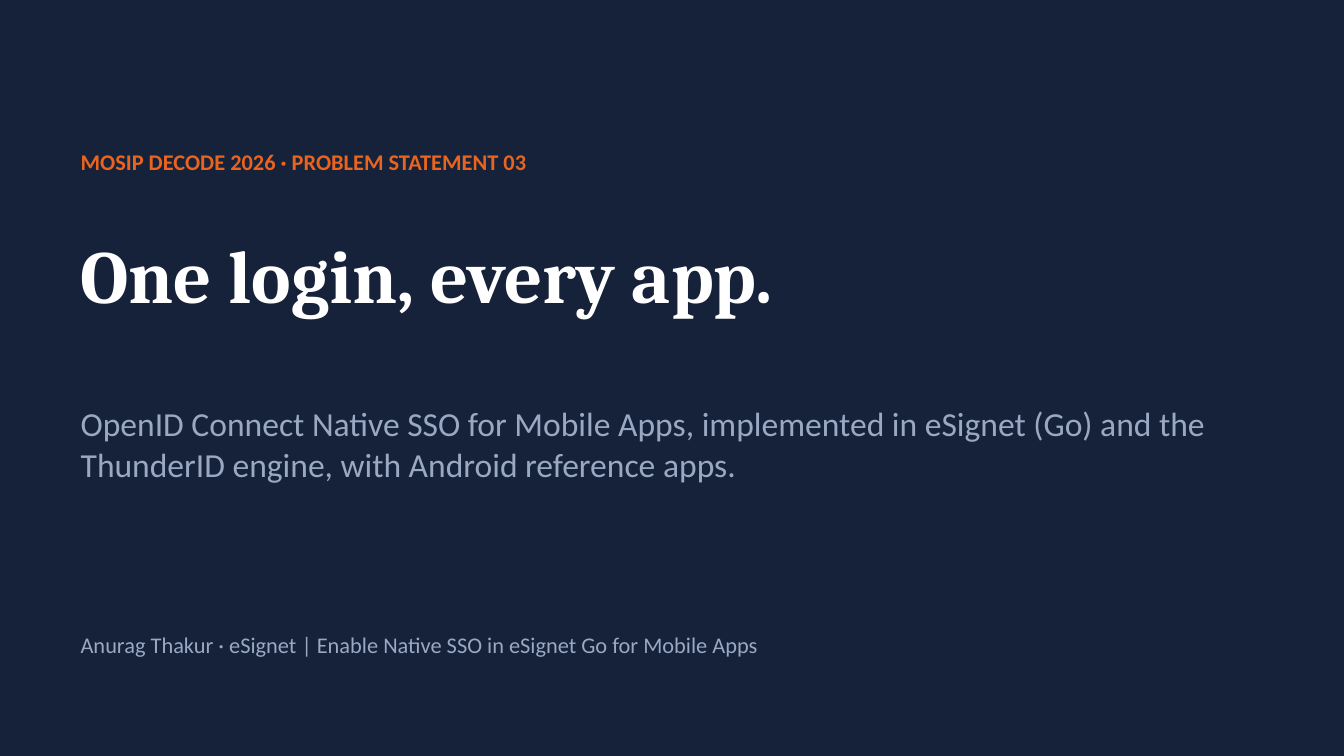
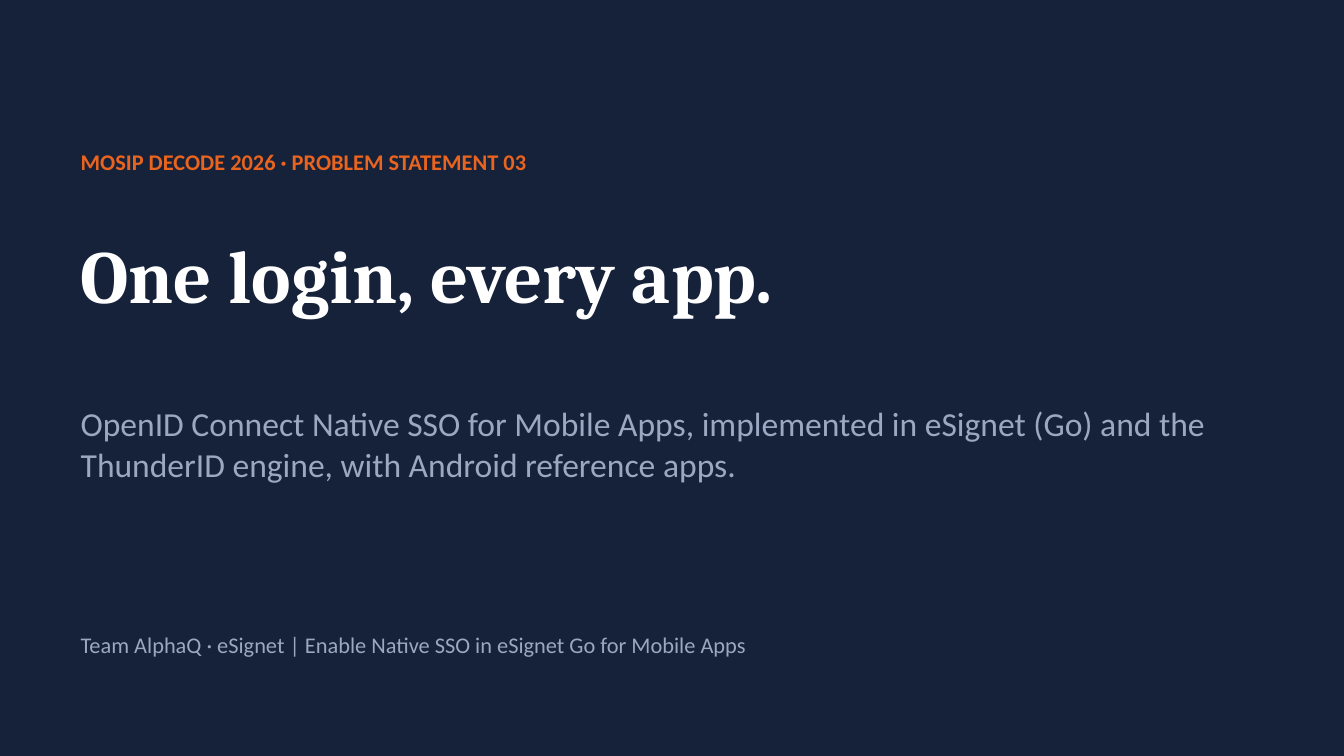
Before and after one commit to DevAnuragT/mosip-decode-2026-native-sso, a slide deck: slide 1 of docs/pitch-deck.pptx. Drawn at 1344x756 pixels with LibreOffice and Linux fonts; fonts in the diff are those of the drawing. Boxes give left, top, right and bottom in pixels: in the first picture for what was removed or moved away, otherwise in the second. Text is boxed around its words. In the diff, an @@ line names an element or a change of style, - is before the commit and + after.

Commit message:
Pitch deck and submission docs carry the team name AlphaQ

```diff
--- a/docs/pitch-deck.pptx
+++ b/docs/pitch-deck.pptx
@@ text at (81,637,746,657): text changed @@
-Anurag Thakur · eSignet | Enable Native SSO in eSignet Go for Mobile Apps
+Team AlphaQ · eSignet | Enable Native SSO in eSignet Go for Mobile Apps
```
Also in this commit, not shown: 2 other files.
